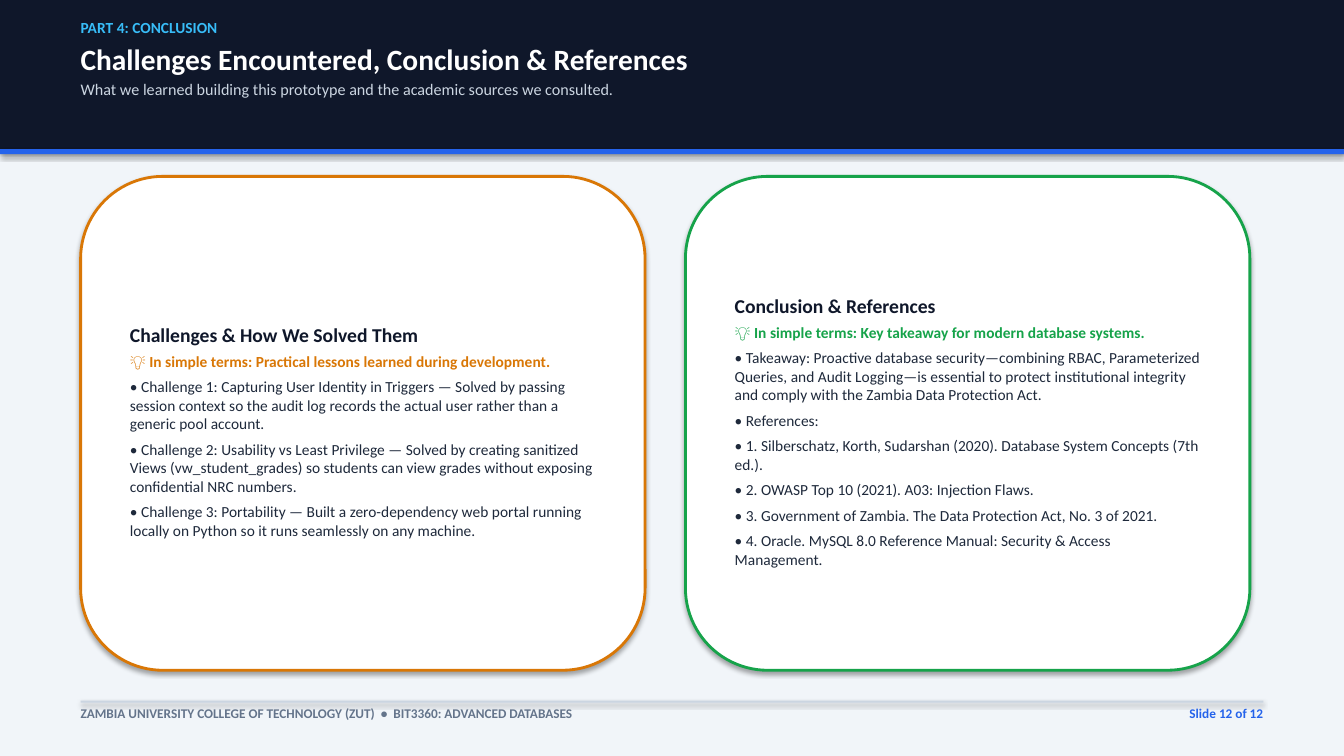
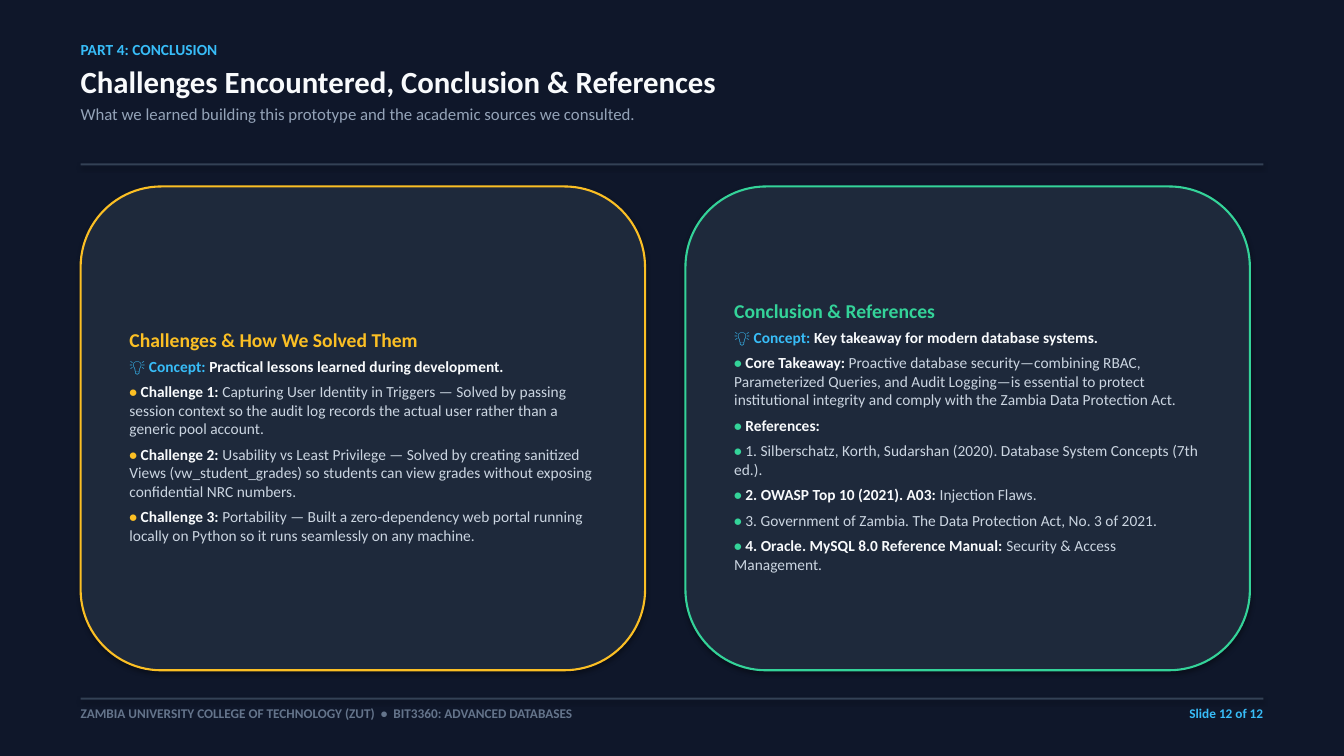
Before and after one commit to comfortpenyengwe-afk/ADA-assignment-for-the-ohns, a slide deck: slide 12 of BIT3360_Database_Security_Presentation.pptx. Drawn at 1344x756 pixels with LibreOffice and Linux fonts; fonts in the diff are those of the drawing. Boxes give left, top, right and bottom in pixels: in the first picture for what was removed or moved away, otherwise in the second. Text is boxed around its words. In the diff, an @@ line names an element or a change of style, - is before the commit and + after.

Commit message:
Apply dark cybersecurity theme to presentation deck and HTML matching Windows Security styling

```diff
--- a/BIT3360_Database_Security_Presentation.pptx
+++ b/BIT3360_Database_Security_Presentation.pptx
@@ rectangle at (x1=0, y1=0, x2=1344, y2=756): fill #F1F5F9 to #0F172A @@
@@ rectangle removed at (x1=0, y1=0, x2=1344, y2=149) @@
@@ text "PART 4: CONCLUSION" moved from (x1=81, y1=23, x2=688, y2=98) to (x1=81, y1=45, x2=716, y2=123) @@
@@ text at (x1=81, y1=71, x2=716, y2=123): size 21 to 22 pt, text colour #FFFFFF to #F8FAFC in "Challenges Encountered, Conclusion & References"; size 11.5 to 12 pt, text colour #CBD5E1 to #94A3B8 in "What we learned building this prototype and ..."; more space between paragraphs @@
@@ rectangle resized from (x1=0, y1=149, x2=1344, y2=154) to (x1=81, y1=163, x2=1263, y2=165) @@
@@ rectangle at (x1=81, y1=163, x2=1263, y2=165): fill #2563EB to #334155 @@
@@ rounded rectangle "Challenges & How We Solved ..." resized from (x1=81, y1=176, x2=645, y2=670) to (x1=81, y1=187, x2=645, y2=670) @@
@@ rounded rectangle "Challenges & How We Solved ..." at (x1=81, y1=187, x2=645, y2=670): fill #FFFFFF to #1E293B; outline #D97706 2 pt to #FBBF24 1.5 pt @@
@@ rounded rectangle "Conclusion & References" resized from (x1=686, y1=176, x2=1250, y2=670) to (x1=686, y1=187, x2=1250, y2=670) @@
@@ rounded rectangle "Conclusion & References" at (x1=686, y1=187, x2=1250, y2=670): fill #FFFFFF to #1E293B; outline #16A34A 2 pt to #34D399 1.5 pt @@
@@ text in rounded rectangle at (x1=734, y1=304, x2=1198, y2=573): text colour #0F172A to #34D399 in "Conclusion & References"; text colour #1E293B to #34D399 in "•", "•", "•", "•" and 1 more places; text colour #1E293B to #F8FAFC in "References:", "2. OWASP Top 10 (2021). A03:", "4. Oracle. MySQL 8.0 Reference Manual:"; bold on in "• References:", "•", "• 2. OWASP Top 10 (2021). A03:", "•" and 1 more places; text colour #1E293B to #CBD5E1 in "1. Silberschatz, Korth, Sudarshan (2020). Database System ...", "Injection Flaws.", "3. Government of Zambia. The Data Protection ...", "Security & Access Management." @@
@@ text in rounded rectangle at (x1=129, y1=333, x2=592, y2=544): text colour #0F172A to #FBBF24 in "Challenges & How We Solved Them"; text colour #1E293B to #FBBF24 in "•", "•", "•"; text colour #1E293B to #F8FAFC in "Challenge 1:", "Challenge 2:", "Challenge 3:"; text colour #1E293B to #CBD5E1 in "Capturing User Identity in Triggers — Solved ...", "Usability vs Least Privilege — Solved by ...", "Portability — Built a zero-dependency web portal ..."; bold on in "• Challenge 1:", "• Challenge 2:", "• Challenge 3:" @@
@@ text in rounded rectangle at (x1=734, y1=332, x2=1175, y2=408): text changed; text colour #1E293B to #CBD5E1 @@
-💡 In simple terms: Key takeaway for modern database systems.
-• Takeaway: Proactive database security—combining RBAC, Parameterized Queries, and Audit Logging—is essential to protect institutional integrity and comply with the Zambia Data Protection Act.
+💡 Concept: Key takeaway for modern database systems.
+• Core Takeaway: Proactive database security—combining RBAC, Parameterized Queries, and Audit Logging—is essential to protect institutional integrity and comply with the Zambia Data Protection Act.
@@ text in rounded rectangle at (x1=149, y1=361, x2=503, y2=375): text changed; text colour #D97706 to #F8FAFC @@
-💡 In simple terms: Practical lessons learned during development.
+💡 Concept: Practical lessons learned during development.
@@ rectangle at (x1=81, y1=698, x2=1263, y2=700): fill #CBD5E1 to #334155 @@
@@ text "Slide 12 of 12" at (x1=1189, y1=708, x2=1263, y2=718): text colour #2563EB to #38BDF8 @@
```
Also in this commit, not shown: 11 other slides changed, 7 other files.
